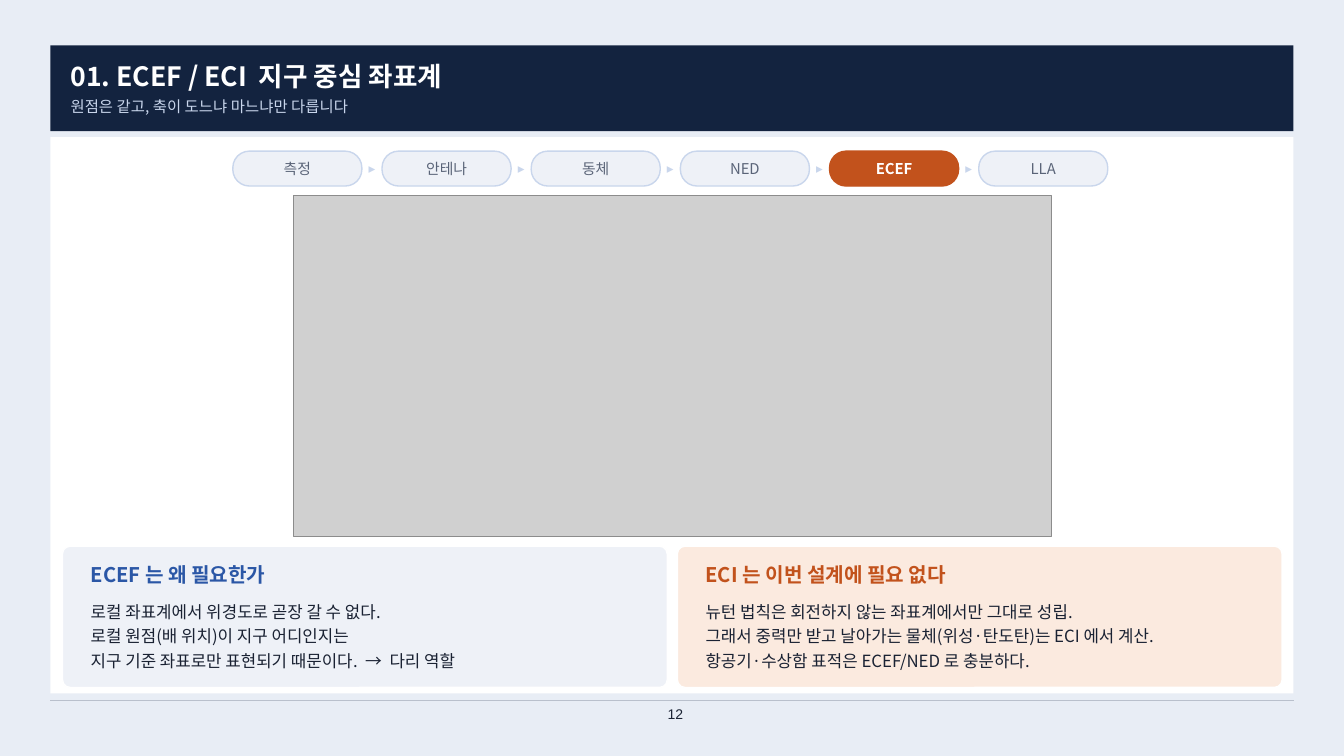
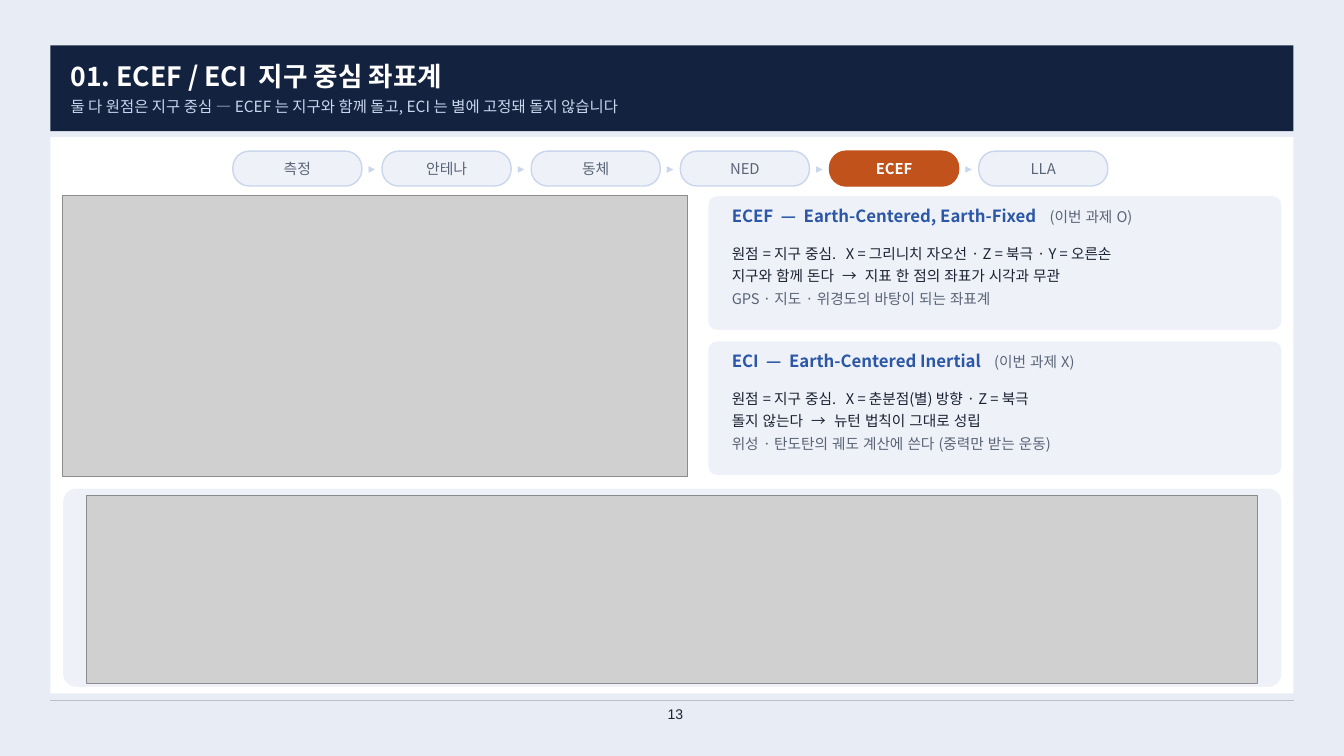
Before and after one commit to harley-hwan/radar-sw-study, a slide deck: slide 13 of Part2_CoordFrames/ref/산출물/Chapter2_coordinate_systems.pptx (slide 12 before the commit). Drawn at 1344x756 pixels with LibreOffice and Linux fonts; fonts in the diff are those of the drawing; grey boxes stand for pictures. Boxes give left, top, right and bottom in pixels: in the first picture for what was removed or moved away, otherwise in the second. Text is boxed around its words. In the diff, an @@ line names an element or a change of style, - is before the commit and + after.

```diff
--- a/Part2_CoordFrames/ref/산출물/Chapter2_coordinate_systems.pptx
+++ b/Part2_CoordFrames/ref/산출물/Chapter2_coordinate_systems.pptx
@@ text at [71, 99, 618, 115]: text changed @@
-원점은 같고, 축이 도느냐 마느냐만 다릅니다
+둘 다 원점은 지구 중심 — ECEF 는 지구와 함께 돌고, ECI 는 별에 고정돼 돌지 않습니다
@@ picture: place and size @@
-picture at [293, 196, 1052, 536]
+picture at [63, 196, 688, 477]
@@ rounded rectangle: place and size @@
-rounded rectangle at [63, 546, 667, 688]
+rounded rectangle at [708, 196, 1282, 331]
@@ rounded rectangle at [708, 196, 1282, 331]: proportions changed @@
@@ text added at [732, 208, 1133, 226], 12 pt, text #2B57A6, bold @@
+ECEF — Earth-Centered, Earth-Fixed (이번 과제 O)
@@ text added at [732, 247, 1111, 305], 10.5 pt, text #1A2233 @@
+원점 = 지구 중심. X = 그리니치 자오선 · Z = 북극 · Y = 오른손
+지구와 함께 돈다 → 지표 한 점의 좌표가 시각과 무관
+GPS · 지도 · 위경도의 바탕이 되는 좌표계
@@ rounded rectangle added at [708, 341, 1282, 476], fill #EEF1F7, outline #FFFFFF 1 pt @@
@@ text added at [732, 353, 1074, 370], 12 pt, text #2B57A6, bold @@
+ECI — Earth-Centered Inertial (이번 과제 X)
@@ text added at [732, 392, 1051, 452], 10.5 pt, text #1A2233 @@
+원점 = 지구 중심. X = 춘분점(별) 방향 · Z = 북극
+돌지 않는다 → 뉴턴 법칙이 그대로 성립
+위성 · 탄도탄의 궤도 계산에 쓴다 (중력만 받는 운동)
@@ rounded rectangle added at [63, 488, 1282, 688], fill #EEF1F7, outline #FFFFFF 1 pt @@
@@ picture added at [87, 496, 1258, 684] @@
@@ text removed at [91, 565, 265, 584] @@
-ECEF 는 왜 필요한가
@@ rounded rectangle removed at [678, 546, 1282, 688] @@
@@ text removed at [706, 565, 946, 584] @@
-ECI 는 이번 설계에 필요 없다
@@ text removed at [91, 604, 455, 669] @@
-로컬 좌표계에서 위경도로 곧장 갈 수 없다.
-로컬 원점(배 위치)이 지구 어디인지는
-지구 기준 좌표로만 표현되기 때문이다. → 다리 역할
@@ text removed at [706, 604, 1154, 670] @@
-뉴턴 법칙은 회전하지 않는 좌표계에서만 그대로 성립.
-그래서 중력만 받고 날아가는 물체(위성·탄도탄)는 ECI 에서 계산.
-항공기·수상함 표적은 ECEF/NED 로 충분하다.
@@ page number at [668, 709, 684, 719]: text changed @@
-12
+13
```
Also in this commit, not shown: 16 other slides changed, 23 other files.
